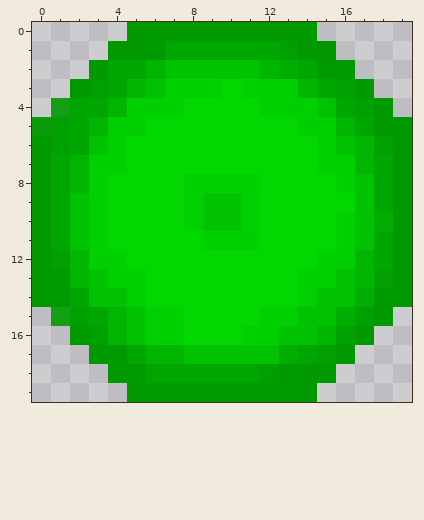
Pixel-art sprite, stored at SlimeTrigger/Resource/Images/Player/Slime_Bullet.png. The first picture shows the starting point.
The file is 20x20 pixels. Colours within 5 levels of each other are drawn and written as one.
Once edited:
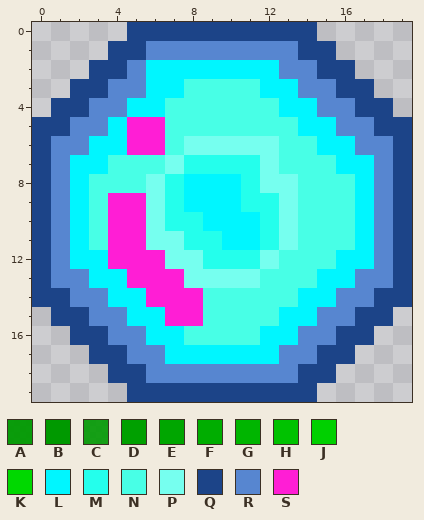
Palette (. is transparent): A #009900f2  B #009900  C #009a00e4  D #00a000  E #00a600  F #00ad00  G #00b500  H #00c200  J #00d000  K #00d800  L #00f6ff  M #24ffec  N #48ffe6  P #76ffef  Q #1c4488  R #5786d0  S #ff1ed5
Edits made:
Changed rows in their new state; - is an unchanged pixel.
first column x 0:
 0 -----QQQQQQQQQQ-----
 1 ----QQRRRRRRRRQQ----
 2 ---QQRLLLLLLLRRQQ---
 3 --QQRRLLNNNNLLRRQQ--
 4 -QQRRLLNNNNNNLLRRQQ-
 5 QQRRLSSNNNNNNNLLRRQQ
 6 QRRLLSSNPPPPPNNLLRRQ
 7 QRLLNNNPMMMMPNNNLLRQ
 8 QRLNNNPMLLLMPPNNNLRQ
 9 QRLNSSPMLLLMMPNNNLRQ
10 QRLNSSPMMLLLMPNNNLRQ
11 QRLNSSPPMMLLMPNNNLRQ
12 QRLLSSSPPMMMPNNNLLRQ
13 QRRLLSSSPPPPNNNLLRRQ
14 QQRRLLSSSNNNNNLLRRQQ
15 -QQRRLLSSNNNNLLRRQQ-
16 --QQRRLLNNNNLLRRQQ--
17 ---QQRRLLLLLLRRQQ---
18 ----QQRRRRRRRRQQ----
19 -----QQQQQQQQQQ-----
